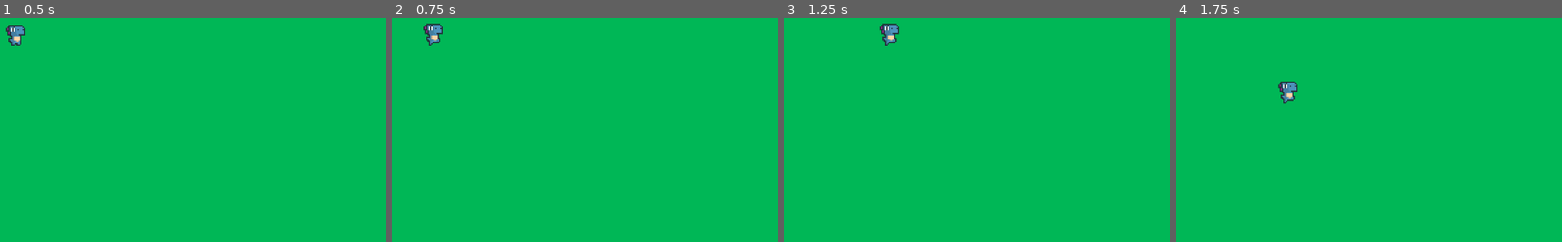
Above: before the commit, frames 1-4 (left to right).
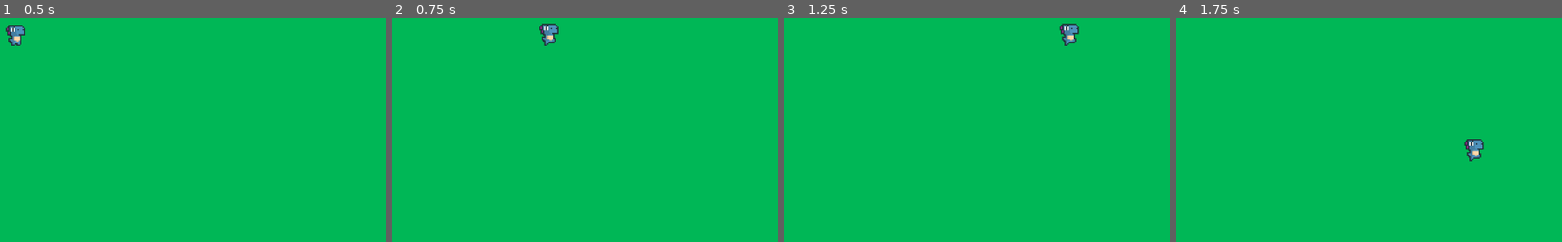
Above: after the commit, the same moments.

Repository: zeezer-xd/Hungry-Cheetah
Game: Godot game, scene res://Scenes/game_scene.tscn
The game is run twice, just before and just after one commit, with the same random seed, the same clock (stepped at 60 frames per second) and the same inputs.
Inputs:
- Up to frame 1 (0.5 s): no input
- Up to frame 2 (0.75 s): hold D (move_right) from 0.53 s (still down); tap Space (dash) at 0.6 s
- Up to frame 3 (1.25 s): keep holding D (move_right)
- Up to frame 4 (1.75 s): release D (move_right) at 1.28 s; hold S (move_down) from 1.28 s (still down); tap Space (dash) at 1.35 s

Frame 1 is identical in both runs. In frame 2, 0.7% of the frame differs, in the area x 8-44%, y 2-13%; in frame 3, 0.8%, in the area x 24-77%, y 2-13%; in frame 4, 0.7%.

Commit message:
Dash Update

Diff:
--- a/Scripts/player_movement.gd
+++ b/Scripts/player_movement.gd
@@ -1,28 +1,59 @@
 extends CharacterBody2D
 
-@export var movement_speed: float = 500
-var character_direction: Vector2
+@export var walk_speed: float = 200
+@export var dash_multiplier: float = 4.0
+@export var dash_duration: float = 0.10
+@export var dash_cooldown: float = 1   # cooldown in seconds
 
-func _physics_process(delta):
-	character_direction.x = Input.get_axis("move_left", "move_right")
-	character_direction.y = Input.get_axis("move_up", "move_down")
-	character_direction = character_direction.normalized()
+var input_direction: Vector2 = Vector2.ZERO
+var is_dashing: bool = false
+var dash_timer: float = 0.0
+var dash_direction: Vector2 = Vector2.ZERO   # store dash direction
+var base_speed: float
+var dash_cooldown_timer: float = 0.0   # tracks cooldown
 
+func _ready() -> void:
+	base_speed = walk_speed
 
-	# Flip sprite
-	if character_direction.x > 0:
+func _physics_process(delta: float) -> void:
+	# Update cooldown
+	if dash_cooldown_timer > 0.0:
+		dash_cooldown_timer -= delta
+
+	# Get input
+	input_direction.x = Input.get_axis("move_left", "move_right")
+	input_direction.y = Input.get_axis("move_up", "move_down")
+	input_direction = input_direction.normalized()
+
+	# Start dash (only if not cooling down)
+	if Input.is_action_just_pressed("dash") and not is_dashing and dash_cooldown_timer <= 0.0 and input_direction != Vector2.ZERO:
+		is_dashing = true
+		dash_timer = dash_duration
+		dash_direction = input_direction   # lock dash direction
+		dash_cooldown_timer = dash_cooldown   # start cooldown
+
+	# Dash logic
+	if is_dashing:
+		velocity = dash_direction * (base_speed * dash_multiplier)
+		dash_timer -= delta
+		if dash_timer <= 0.0:
+			is_dashing = false
+	else:
+		# Instant walk movement
+		velocity = input_direction * base_speed
+
+	# Flip sprite (make sure node is named "sprite" or update to your AnimatedSprite2D name)
+	if input_direction.x > 0:
 		%sprite.flip_h = false
-	elif character_direction.x < 0:
+	elif input_direction.x < 0:
 		%sprite.flip_h = true
 
-	# Movement + Animation
-	if character_direction:
-		velocity = character_direction * movement_speed
-		if %sprite.animation != "walking":
-			%sprite.animation = "walking"
+	# Animation
+	if is_dashing:
+		%sprite.play("dash")
+	elif input_direction != Vector2.ZERO:
+		%sprite.play("walking")
 	else:
-		velocity = velocity.move_toward(Vector2.ZERO, movement_speed)
-		if %sprite.animation != "idle":
-			%sprite.animation = "idle"
+		%sprite.play("idle")
 
 	move_and_slide()
